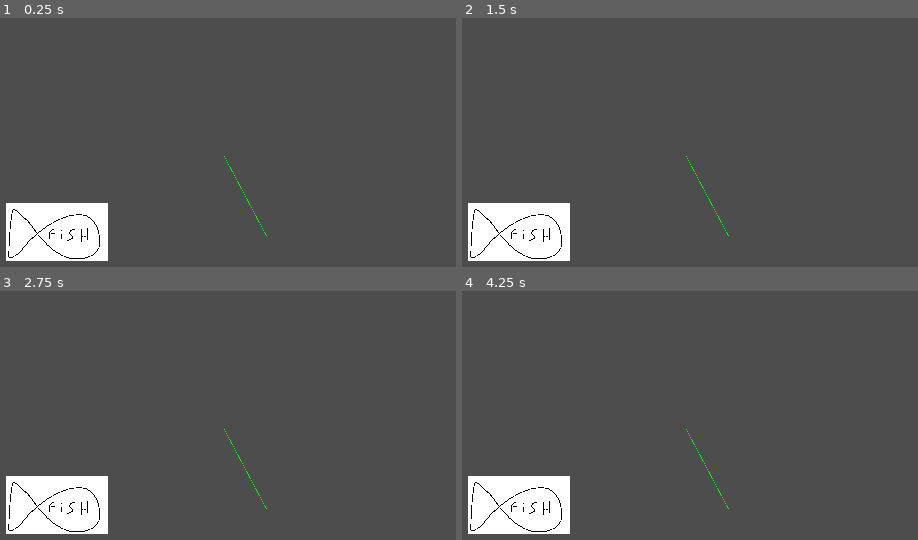
Above: before the commit, frames 1-4 (two rows, left to right).
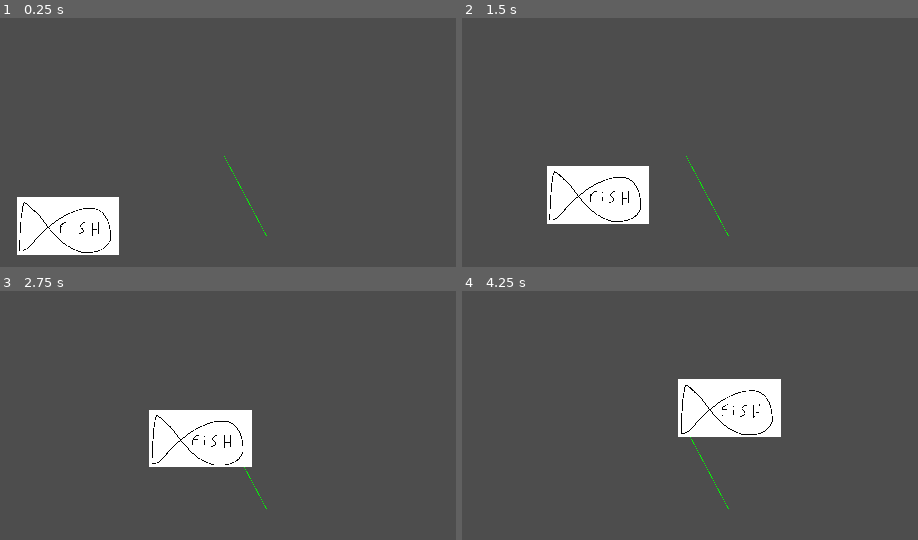
Above: after the commit, the same moments.

Repository: Xwilarg/Bear-Jams-Spring-2023
Game: Godot game, scene res://_debug/Fishes/FishControlTest.tscn
Same seed, same stepped clock (60 frames per second), same inputs: the game is played once before the commit and once after it. This scene is started directly instead of the project's main scene.
Inputs (mouse positions are in pixels of both pictures, inside the frame that each line leads up to):
- Up to frame 1 (0.25 s): no input
- Up to frame 2 (1.5 s): move the mouse to (694, 199) at 0.52 s; hold D (move_right) from 0.53 s (still down); tap W (move_up) at 0.77 s; move the mouse to (outside the picture) at 1.27 s
- Up to frame 3 (2.75 s): tap W (move_up) at 1.52 s; move the mouse to (136, 373) at 2.02 s; release D (move_right) at 2.03 s; hold A (move_left) from 2.03 s (still down)
- Up to frame 4 (4.25 s): move the mouse to (outside the picture) at 2.77 s; release A (move_left) at 2.78 s; hold D (move_right) from 2.78 s (still down); tap W (move_up) at 3.02, 3.77 s; move the mouse to (outside the picture) at 3.52 s

The runs differ from the first frame. In frame 1, 2.5% of the frame differs, in the area x 1-27%, y 71-98%; in frame 2, 9.6%; in frame 3, 10%; in frame 4, 10%, in the area x 1-70%, y 35-98%.
Error after the commit: Invalid call. Nonexistent function 'random' in base 'Nil'. (res://scripts/NextNode.gd:12)

Commit message:
Add fish AI

Diff:
--- a/_debug/Fishes/FishControlTest.tscn
+++ b/_debug/Fishes/FishControlTest.tscn
@@ -1,8 +1,9 @@
-[gd_scene load_steps=5 format=3 uid="uid://b2i63wm77nhjt"]
+[gd_scene load_steps=6 format=3 uid="uid://b2i63wm77nhjt"]
 
 [ext_resource type="Texture2D" uid="uid://wj1rjldj5vi0" path="res://assets/textures/sprites/Fish.png" id="1_pbvr1"]
 [ext_resource type="Script" path="res://scripts/FishAI.gd" id="1_to5gw"]
 [ext_resource type="Script" path="res://scripts/NextNode.gd" id="3_a5hib"]
+[ext_resource type="Script" path="res://scripts/RNG.gd" id="4_1c21e"]
 
 [sub_resource type="RectangleShape2D" id="RectangleShape2D_qmebt"]
 size = Vector2(512, 289)
@@ -20,17 +21,22 @@
 position = Vector2(634, 216)
 script = ExtResource("3_a5hib")
 
+[node name="DebugCamera" type="Camera2D" parent="."]
+zoom = Vector2(0.2, 0.2)
+
 [node name="Fish" type="RigidBody2D" parent="." node_paths=PackedStringArray("NodeContainer")]
 gravity_scale = 0.0
+lock_rotation = true
 script = ExtResource("1_to5gw")
 NodeContainer = NodePath("../AINodes")
+Speed = 300.0
+MinDistance = 20
 
 [node name="CollisionShape2D" type="CollisionShape2D" parent="Fish"]
-position = Vector2(6, 5.5)
 shape = SubResource("RectangleShape2D_qmebt")
 
 [node name="Sprite2D" type="Sprite2D" parent="Fish/CollisionShape2D"]
 texture = ExtResource("1_pbvr1")
 
-[node name="DebugCamera" type="Camera2D" parent="."]
-zoom = Vector2(0.2, 0.2)
+[node name="RNG" type="Node2D" parent="."]
+script = ExtResource("4_1c21e")
--- a/scripts/FishAI.gd
+++ b/scripts/FishAI.gd
@@ -1,12 +1,20 @@
-extends Node2D
+extends RigidBody2D
 
 @export var NodeContainer: Node2D
+@export var Speed: float
+@export var MinDistance: int
 
-# Called when the node enters the scene tree for the first time.
+var next: NextNode
+
+func distanceComparaison(a: Node2D, b: Node2D):
+	return position.distance_to(a.position) < position.distance_to(b.position)
+
 func _ready():
-	pass # Replace with function body.
+	var targetNodes = NodeContainer.get_children()
+	targetNodes.sort_custom(distanceComparaison)
+	next = targetNodes[0]
 
-
-# Called every frame. 'delta' is the elapsed time since the previous frame.
-func _process(delta):
-	pass
+func _integrate_forces(state):
+	linear_velocity = (next.position - position).normalized() * Speed
+	if position.distance_to(next.position) < MinDistance:
+		next = next.getRandomNext()
--- a/scripts/NextNode.gd
+++ b/scripts/NextNode.gd
@@ -8,6 +8,14 @@
 func indexToNode(i):
 	return get_parent().get_node("AIMovNode" + Next[i])
 
+func getRandomNext():
+	return indexToNode((get_tree().root.get_child(0).get_node("RNG") as RNG).random(Next.size()))
+
+func _ready():
+	for i in range(0, Next.size()):
+		(indexToNode(i) as NextNode).Next.push_back(self)
+
+
 func _draw():
 	for i in range(0, Next.size()):
 		draw_line(position, indexToNode(i).position, Color.GREEN, 3.0)
--- /dev/null
+++ b/scripts/RNG.gd
@@ -0,0 +1,8 @@
+extends Node
+
+class_name RNG
+
+var rng = RandomNumberGenerator.new()
+
+func random(max: int):
+	return rng.randf_range(0, max)
